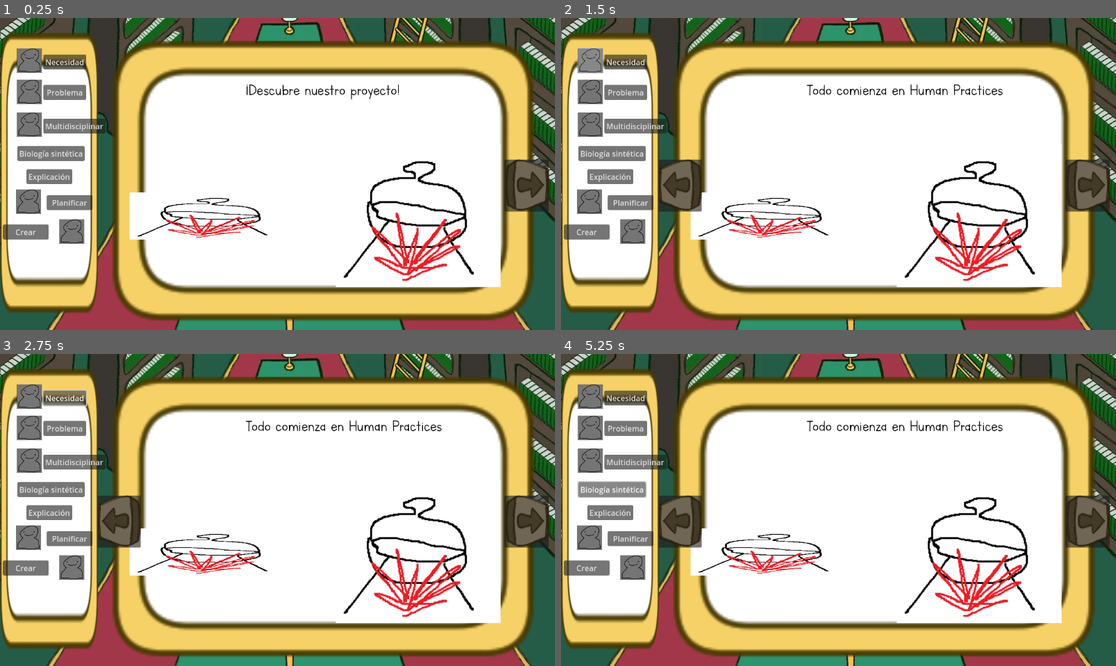
Above: before the commit, frames 1-4 (two rows, left to right).
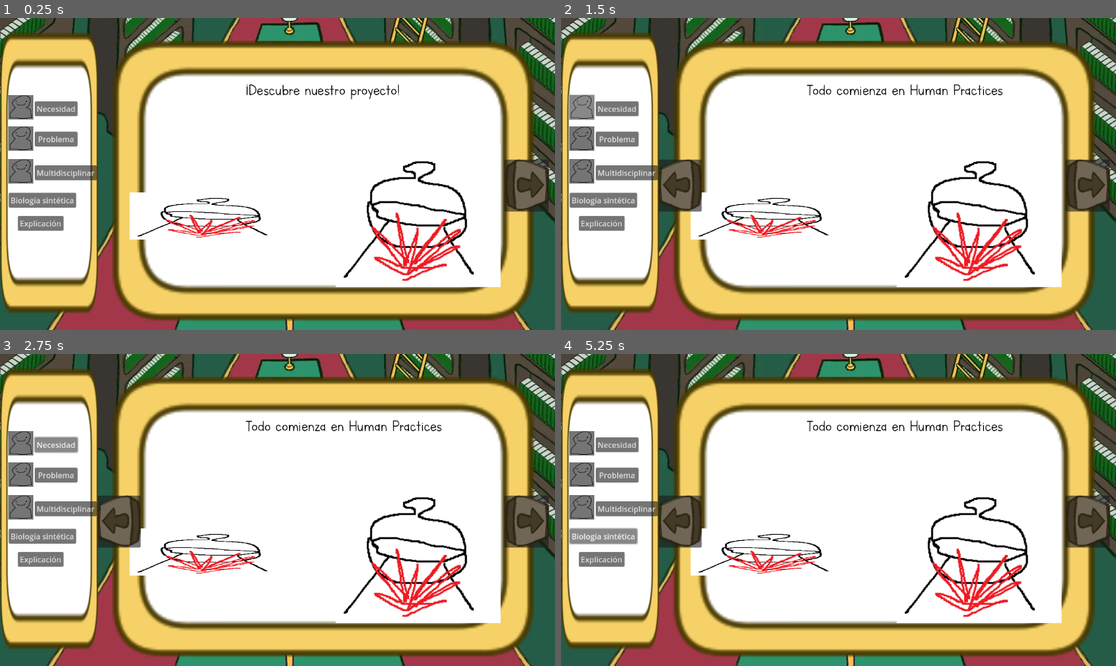
Above: after the commit, the same moments.

Repository: Alacesp/MohocytesTFG
Game: Godot game, scene res://juego_wiki2/minijuego.tscn
Same seed, same stepped clock (60 frames per second), same inputs: the game is played once before the commit and once after it. This scene is started directly instead of the project's main scene.
Inputs (mouse positions are in pixels of both pictures, inside the frame that each line leads up to; where the layout moved, square brackets give the same spot in the first picture):
- Up to frame 1 (0.25 s): no input
- Up to frame 2 (1.5 s): click (1088, 186) at 0.5 s; click (583, 108) [588, 61] at 1.25 s
- Up to frame 3 (2.75 s): click "Necesidad" at 2 s
- Up to frame 4 (5.25 s): click (583, 475) [588, 428] at 2.75 s; click "Problema" at 3.5 s; click (583, 506) [588, 460] at 4.25 s; click "Biología sintética" at 5 s

The runs differ from the first frame. In frame 1, 6.1% of the frame differs, in the area x 0-20%, y 9-73%; in frame 2, 6.1%; in frame 3, 6.2%; in frame 4, 6.2%.

Commit message:
groso de wiki acabado

Diff:
--- a/juego_wiki2/Manager.gd
+++ b/juego_wiki2/Manager.gd
@@ -2,6 +2,13 @@
 
 var selected
 var pagina1 = 1
+
+func _process(delta: float) -> void:
+	if(pagina1 >= 9):
+		await ocultar($Objetos/Pagina1)
+		$Objetos/Pagina1.visible=false
+		$Objetos/Pagina2.visible=true
+		await mostrar($Objetos/Pagina2)
 
 func tick(asset):
 	if(pagina1 <= 8):
@@ -15,3 +22,15 @@
 			get_node("Objetos/Pagina2/" + asset + "/tick").visible = true
 		else:
 			get_node("Objetos/Pagina2/" + asset + "/" + asset +"/tick").visible = true
+
+func ocultar(pagina):
+	var children = pagina.get_children()
+	for i in children:
+		i.visible = false
+		await get_tree().create_timer(0.1).timeout
+
+func mostrar(pagina):
+	var children = pagina.get_children()
+	for i in children:
+		i.visible = true
+		await get_tree().create_timer(0.1).timeout
--- a/juego_wiki2/minijuego.tscn
+++ b/juego_wiki2/minijuego.tscn
@@ -391,6 +391,221 @@
 scale = Vector2(2.40141, 1.22297)
 texture = ExtResource("3_rci71")
 
+[node name="Pagina6" type="Node2D" parent="Paginas"]
+visible = false
+
+[node name="Huecos" type="Node2D" parent="Paginas/Pagina6"]
+
+[node name="asset13" type="Sprite2D" parent="Paginas/Pagina6/Huecos"]
+position = Vector2(323, 113)
+scale = Vector2(1.17551, 2.02643)
+texture = ExtResource("2_rci71")
+centered = false
+script = ExtResource("2_2bt21")
+
+[node name="Area2D" type="Area2D" parent="Paginas/Pagina6/Huecos/asset13"]
+
+[node name="CollisionShape2D" type="CollisionShape2D" parent="Paginas/Pagina6/Huecos/asset13/Area2D"]
+position = Vector2(122.5, 114.658)
+shape = SubResource("RectangleShape2D_mrw00")
+
+[node name="asset14" type="Sprite2D" parent="Paginas/Pagina6/Huecos"]
+position = Vector2(709, 318)
+scale = Vector2(1.13061, 0.625555)
+texture = ExtResource("2_rci71")
+centered = false
+script = ExtResource("2_2bt21")
+
+[node name="Area2D" type="Area2D" parent="Paginas/Pagina6/Huecos/asset14"]
+
+[node name="CollisionShape2D" type="CollisionShape2D" parent="Paginas/Pagina6/Huecos/asset14/Area2D"]
+position = Vector2(122.142, 114.642)
+shape = SubResource("RectangleShape2D_7chvb")
+
+[node name="Label" type="Label" parent="Paginas/Pagina6"]
+offset_left = 652.0
+offset_top = 142.0
+offset_right = 991.0
+offset_bottom = 178.0
+text = "Nuestra herramienta principal"
+label_settings = SubResource("LabelSettings_mrw00")
+
+[node name="Soluciones" type="Node2D" parent="Paginas/Pagina6"]
+
+[node name="asset13" type="Sprite2D" parent="Paginas/Pagina6/Soluciones"]
+visible = false
+position = Vector2(467.5, 341.25)
+scale = Vector2(2.04929, 3.13176)
+texture = ExtResource("3_rci71")
+
+[node name="asset14" type="Label" parent="Paginas/Pagina6/Soluciones"]
+visible = false
+offset_left = 707.0
+offset_top = 317.0
+offset_right = 988.0
+offset_bottom = 463.0
+text = "TEXTO ADN"
+label_settings = SubResource("LabelSettings_7chvb")
+horizontal_alignment = 1
+vertical_alignment = 1
+autowrap_mode = 3
+
+[node name="Pagina7" type="Node2D" parent="Paginas"]
+visible = false
+
+[node name="Label" type="Label" parent="Paginas/Pagina7"]
+offset_left = 652.0
+offset_top = 142.0
+offset_right = 991.0
+offset_bottom = 178.0
+text = "La otra cara de la moneda"
+label_settings = SubResource("LabelSettings_mrw00")
+
+[node name="Huecos" type="Node2D" parent="Paginas/Pagina7"]
+
+[node name="asset15" type="Sprite2D" parent="Paginas/Pagina7/Huecos"]
+position = Vector2(309, 113)
+scale = Vector2(0.546939, 2.02643)
+texture = ExtResource("2_rci71")
+centered = false
+script = ExtResource("2_2bt21")
+
+[node name="Area2D" type="Area2D" parent="Paginas/Pagina7/Huecos/asset15"]
+
+[node name="CollisionShape2D" type="CollisionShape2D" parent="Paginas/Pagina7/Huecos/asset15/Area2D"]
+position = Vector2(122.5, 114.658)
+shape = SubResource("RectangleShape2D_mrw00")
+
+[node name="asset16" type="Sprite2D" parent="Paginas/Pagina7/Huecos"]
+position = Vector2(443, 113)
+scale = Vector2(0.546939, 2.02643)
+texture = ExtResource("2_rci71")
+centered = false
+script = ExtResource("2_2bt21")
+
+[node name="Area2D" type="Area2D" parent="Paginas/Pagina7/Huecos/asset16"]
+
+[node name="CollisionShape2D" type="CollisionShape2D" parent="Paginas/Pagina7/Huecos/asset16/Area2D"]
+position = Vector2(122.5, 114.658)
+shape = SubResource("RectangleShape2D_mrw00")
+
+[node name="asset17" type="Sprite2D" parent="Paginas/Pagina7/Huecos"]
+position = Vector2(577, 372)
+scale = Vector2(1.86531, 0.881057)
+texture = ExtResource("2_rci71")
+centered = false
+script = ExtResource("2_2bt21")
+
+[node name="Area2D" type="Area2D" parent="Paginas/Pagina7/Huecos/asset17"]
+
+[node name="CollisionShape2D" type="CollisionShape2D" parent="Paginas/Pagina7/Huecos/asset17/Area2D"]
+position = Vector2(122.5, 114.658)
+shape = SubResource("RectangleShape2D_mrw00")
+
+[node name="asset18" type="Sprite2D" parent="Paginas/Pagina7/Huecos"]
+position = Vector2(655, 208)
+scale = Vector2(1.13061, 0.625555)
+texture = ExtResource("2_rci71")
+centered = false
+script = ExtResource("2_2bt21")
+
+[node name="Area2D" type="Area2D" parent="Paginas/Pagina7/Huecos/asset18"]
+
+[node name="CollisionShape2D" type="CollisionShape2D" parent="Paginas/Pagina7/Huecos/asset18/Area2D"]
+position = Vector2(122.142, 114.642)
+shape = SubResource("RectangleShape2D_7chvb")
+
+[node name="Soluciones" type="Node2D" parent="Paginas/Pagina7"]
+
+[node name="asset15" type="Sprite2D" parent="Paginas/Pagina7/Soluciones"]
+visible = false
+position = Vector2(373.5, 346)
+scale = Vector2(0.992958, 3.12162)
+texture = ExtResource("3_rci71")
+
+[node name="asset16" type="Sprite2D" parent="Paginas/Pagina7/Soluciones"]
+visible = false
+position = Vector2(514, 345)
+scale = Vector2(0.992958, 3.12162)
+texture = ExtResource("3_rci71")
+
+[node name="asset17" type="Sprite2D" parent="Paginas/Pagina7/Soluciones"]
+visible = false
+position = Vector2(808.75, 475.5)
+scale = Vector2(3.17254, 1.37162)
+texture = ExtResource("3_rci71")
+
+[node name="asset18" type="Label" parent="Paginas/Pagina7/Soluciones"]
+visible = false
+offset_left = 657.0
+offset_top = 205.0
+offset_right = 934.0
+offset_bottom = 357.0
+text = "La divulgación nos permite acercar la ciencia a la gente que es afectada directa o indirectamente por el problema que tratamos."
+label_settings = SubResource("LabelSettings_7chvb")
+horizontal_alignment = 1
+vertical_alignment = 1
+autowrap_mode = 3
+
+[node name="Pagina8" type="Node2D" parent="Paginas"]
+visible = false
+
+[node name="Label" type="Label" parent="Paginas/Pagina8"]
+offset_left = 510.0
+offset_top = 133.0
+offset_right = 830.0
+offset_bottom = 169.0
+text = "¡Gracias por acompañarnos hasta el final!"
+label_settings = SubResource("LabelSettings_mrw00")
+
+[node name="Huecos" type="Node2D" parent="Paginas/Pagina8"]
+
+[node name="asset19" type="Sprite2D" parent="Paginas/Pagina8/Huecos"]
+position = Vector2(511, 219)
+scale = Vector2(1.39592, 0.431718)
+texture = ExtResource("2_rci71")
+centered = false
+script = ExtResource("2_2bt21")
+
+[node name="Area2D" type="Area2D" parent="Paginas/Pagina8/Huecos/asset19"]
+
+[node name="CollisionShape2D" type="CollisionShape2D" parent="Paginas/Pagina8/Huecos/asset19/Area2D"]
+position = Vector2(122.5, 114.658)
+shape = SubResource("RectangleShape2D_mrw00")
+
+[node name="asset20" type="Sprite2D" parent="Paginas/Pagina8/Huecos"]
+position = Vector2(307, 326)
+scale = Vector2(2.98776, 1.02644)
+texture = ExtResource("2_rci71")
+centered = false
+script = ExtResource("2_2bt21")
+
+[node name="Area2D" type="Area2D" parent="Paginas/Pagina8/Huecos/asset20"]
+
+[node name="CollisionShape2D" type="CollisionShape2D" parent="Paginas/Pagina8/Huecos/asset20/Area2D"]
+position = Vector2(122.142, 114.642)
+shape = SubResource("RectangleShape2D_7chvb")
+
+[node name="Soluciones" type="Node2D" parent="Paginas/Pagina8"]
+
+[node name="asset20" type="Sprite2D" parent="Paginas/Pagina8/Soluciones"]
+visible = false
+position = Vector2(672, 442.5)
+scale = Vector2(5.16901, 1.61486)
+texture = ExtResource("3_rci71")
+
+[node name="asset19" type="Label" parent="Paginas/Pagina8/Soluciones"]
+visible = false
+offset_left = 512.0
+offset_top = 221.0
+offset_right = 853.0
+offset_bottom = 315.0
+text = "Texto solucion final"
+label_settings = SubResource("LabelSettings_7chvb")
+horizontal_alignment = 1
+vertical_alignment = 1
+autowrap_mode = 3
+
 [node name="Botones" type="Node2D" parent="Paginas"]
 script = ExtResource("9_eaw26")
 
@@ -425,6 +640,7 @@
 texture = ExtResource("2_7chvb")
 
 [node name="Pagina1" type="Node2D" parent="Objetos"]
+position = Vector2(-18, 97)
 
 [node name="asset1" type="Sprite2D" parent="Objetos/Pagina1"]
 position = Vector2(61, 88)
@@ -551,6 +767,8 @@
 texture = ExtResource("11_eaw26")
 
 [node name="Pagina2" type="Node2D" parent="Objetos"]
+visible = false
+position = Vector2(-1, -258)
 
 [node name="asset9" type="Sprite2D" parent="Objetos/Pagina2"]
 position = Vector2(59, 381)
@@ -616,6 +834,138 @@
 scale = Vector2(0.738399, 0.7548)
 texture = ExtResource("11_eaw26")
 
+[node name="asset13" type="Sprite2D" parent="Objetos/Pagina2"]
+position = Vector2(49, 512)
+scale = Vector2(0.352113, 0.337838)
+texture = ExtResource("3_rci71")
+
+[node name="asset13" type="Button" parent="Objetos/Pagina2/asset13"]
+offset_left = -74.0
+offset_top = -74.0
+offset_right = 74.0
+offset_bottom = 77.0
+script = ExtResource("5_rci71")
+
+[node name="tick" type="Sprite2D" parent="Objetos/Pagina2/asset13/asset13"]
+visible = false
+position = Vector2(74, 75.48)
+scale = Vector2(0.738399, 0.7548)
+texture = ExtResource("11_eaw26")
+
+[node name="asset14" type="Button" parent="Objetos/Pagina2"]
+offset_left = 92.0
+offset_top = 499.0
+offset_right = 187.0
+offset_bottom = 530.0
+text = "ADN"
+script = ExtResource("5_rci71")
+
+[node name="tick" type="Sprite2D" parent="Objetos/Pagina2/asset14"]
+visible = false
+position = Vector2(45, 15.5)
+scale = Vector2(0.44, 0.155)
+texture = ExtResource("11_eaw26")
+
+[node name="asset15" type="Sprite2D" parent="Objetos/Pagina2"]
+position = Vector2(51, 573)
+scale = Vector2(0.352113, 0.337838)
+texture = ExtResource("3_rci71")
+
+[node name="asset15" type="Button" parent="Objetos/Pagina2/asset15"]
+offset_left = -74.0
+offset_top = -74.0
+offset_right = 74.0
+offset_bottom = 77.0
+script = ExtResource("5_rci71")
+
+[node name="tick" type="Sprite2D" parent="Objetos/Pagina2/asset15/asset15"]
+visible = false
+position = Vector2(74, 75.48)
+scale = Vector2(0.738399, 0.7548)
+texture = ExtResource("11_eaw26")
+
+[node name="asset16" type="Sprite2D" parent="Objetos/Pagina2"]
+position = Vector2(126, 574)
+scale = Vector2(0.352113, 0.337838)
+texture = ExtResource("3_rci71")
+
+[node name="asset16" type="Button" parent="Objetos/Pagina2/asset16"]
+offset_left = -74.0
+offset_top = -74.0
+offset_right = 74.0
+offset_bottom = 77.0
+script = ExtResource("5_rci71")
+
+[node name="tick" type="Sprite2D" parent="Objetos/Pagina2/asset16/asset16"]
+visible = false
+position = Vector2(74, 75.48)
+scale = Vector2(0.738399, 0.7548)
+texture = ExtResource("11_eaw26")
+
+[node name="asset17" type="Sprite2D" parent="Objetos/Pagina2"]
+position = Vector2(53, 641)
+scale = Vector2(0.352113, 0.337838)
+texture = ExtResource("3_rci71")
+
+[node name="asset17" type="Button" parent="Objetos/Pagina2/asset17"]
+offset_left = -74.0
+offset_top = -74.0
+offset_right = 74.0
+offset_bottom = 77.0
+script = ExtResource("5_rci71")
+
+[node name="tick" type="Sprite2D" parent="Objetos/Pagina2/asset17/asset17"]
+visible = false
+position = Vector2(74, 75.48)
+scale = Vector2(0.738399, 0.7548)
+texture = ExtResource("11_eaw26")
+
+[node name="asset18" type="Button" parent="Objetos/Pagina2"]
+offset_left = 88.0
+offset_top = 626.0
+offset_right = 185.0
+offset_bottom = 657.0
+text = "divulgación"
+script = ExtResource("5_rci71")
+
+[node name="tick" type="Sprite2D" parent="Objetos/Pagina2/asset18"]
+visible = false
+position = Vector2(45, 15.5)
+scale = Vector2(0.44, 0.155)
+texture = ExtResource("11_eaw26")
+
+[node name="asset19" type="Button" parent="Objetos/Pagina2"]
+offset_left = 28.0
+offset_top = 683.0
+offset_right = 125.0
+offset_bottom = 714.0
+text = "solucion"
+script = ExtResource("5_rci71")
+
+[node name="tick" type="Sprite2D" parent="Objetos/Pagina2/asset19"]
+visible = false
+position = Vector2(45, 15.5)
+scale = Vector2(0.44, 0.155)
+texture = ExtResource("11_eaw26")
+
+[node name="asset20" type="Sprite2D" parent="Objetos/Pagina2"]
+position = Vector2(61, 752)
+scale = Vector2(0.352113, 0.337838)
+texture = ExtResource("3_rci71")
+
+[node name="asset20" type="Button" parent="Objetos/Pagina2/asset20"]
+offset_left = -74.0
+offset_top = -74.0
+offset_right = 74.0
+offset_bottom = 77.0
+script = ExtResource("5_rci71")
+
+[node name="tick" type="Sprite2D" parent="Objetos/Pagina2/asset20/asset20"]
+visible = false
+position = Vector2(74, 75.48)
+scale = Vector2(0.738399, 0.7548)
+texture = ExtResource("11_eaw26")
+
 [node name="Pistas" type="Node2D" parent="."]
 
 [node name="FondoPista" type="Sprite2D" parent="Pistas"]
@@ -752,6 +1102,94 @@
 offset_right = 825.0
 offset_bottom = 156.0
 text = "Parece que está haciendo un experimento."
+label_settings = SubResource("LabelSettings_2s7da")
+horizontal_alignment = 1
+vertical_alignment = 1
+
+[node name="asset13" type="Label" parent="Pistas"]
+visible = false
+offset_left = 440.0
+offset_top = 50.0
+offset_right = 825.0
+offset_bottom = 156.0
+text = "¿Qué modificamos y usamos en nuestros laboratorios?"
+label_settings = SubResource("LabelSettings_2s7da")
+horizontal_alignment = 1
+vertical_alignment = 1
+
+[node name="asset14" type="Label" parent="Pistas"]
+visible = false
+offset_left = 440.0
+offset_top = 50.0
+offset_right = 825.0
+offset_bottom = 156.0
+text = "pista adn"
+label_settings = SubResource("LabelSettings_2s7da")
+horizontal_alignment = 1
+vertical_alignment = 1
+
+[node name="asset15" type="Label" parent="Pistas"]
+visible = false
+offset_left = 440.0
+offset_top = 50.0
+offset_right = 825.0
+offset_bottom = 156.0
+text = "La divulgación por redes sociales es muy efectiva"
+label_settings = SubResource("LabelSettings_2s7da")
+horizontal_alignment = 1
+vertical_alignment = 1
+
+[node name="asset16" type="Label" parent="Pistas"]
+visible = false
+offset_left = 440.0
+offset_top = 50.0
+offset_right = 825.0
+offset_bottom = 156.0
+text = "Es importante dar a conocer nuestros esfuerzos al público"
+label_settings = SubResource("LabelSettings_2s7da")
+horizontal_alignment = 1
+vertical_alignment = 1
+
+[node name="asset17" type="Label" parent="Pistas"]
+visible = false
+offset_left = 440.0
+offset_top = 50.0
+offset_right = 825.0
+offset_bottom = 156.0
+text = "Es esencial que se recoja todo el proyecto para que la gente lo pueda ver en internet"
+label_settings = SubResource("LabelSettings_2s7da")
+horizontal_alignment = 1
+vertical_alignment = 1
+
+[node name="asset18" type="Label" parent="Pistas"]
+visible = false
+offset_left = 440.0
+offset_top = 50.0
+offset_right = 825.0
+offset_bottom = 156.0
+text = "No solo es importante lo que ocurre en el laboratorio, debe darse a conocer lo que hacemos"
+label_settings = SubResource("LabelSettings_2s7da")
+horizontal_alignment = 1
+vertical_alignment = 1
+
+[node name="asset19" type="Label" parent="Pistas"]
+visible = false
+offset_left = 440.0
+offset_top = 50.0
+offset_right = 825.0
+offset_bottom = 156.0
+text = "pista solucion"
+label_settings = SubResource("LabelSettings_2s7da")
+horizontal_alignment = 1
+vertical_alignment = 1
+
+[node name="asset20" type="Label" parent="Pistas"]
+visible = false
+offset_left = 440.0
+offset_top = 50.0
+offset_right = 825.0
+offset_bottom = 156.0
+text = "¡El problema se ha resuelto!"
 label_settings = SubResource("LabelSettings_2s7da")
 horizontal_alignment = 1
 vertical_alignment = 1
@@ -792,6 +1230,30 @@
 [connection signal="input_event" from="Paginas/Pagina5/Huecos/asset12/Area2D" to="Paginas/Pagina5/Huecos/asset12" method="_on_area_2d_input_event"]
 [connection signal="mouse_entered" from="Paginas/Pagina5/Huecos/asset12/Area2D" to="Paginas/Pagina5/Huecos/asset12" method="_on_area_2d_mouse_entered"]
 [connection signal="mouse_exited" from="Paginas/Pagina5/Huecos/asset12/Area2D" to="Paginas/Pagina5/Huecos/asset12" method="_on_area_2d_mouse_exited"]
+[connection signal="input_event" from="Paginas/Pagina6/Huecos/asset13/Area2D" to="Paginas/Pagina6/Huecos/asset13" method="_on_area_2d_input_event"]
+[connection signal="mouse_entered" from="Paginas/Pagina6/Huecos/asset13/Area2D" to="Paginas/Pagina6/Huecos/asset13" method="_on_area_2d_mouse_entered"]
+[connection signal="mouse_exited" from="Paginas/Pagina6/Huecos/asset13/Area2D" to="Paginas/Pagina6/Huecos/asset13" method="_on_area_2d_mouse_exited"]
+[connection signal="input_event" from="Paginas/Pagina6/Huecos/asset14/Area2D" to="Paginas/Pagina6/Huecos/asset14" method="_on_area_2d_input_event"]
+[connection signal="mouse_entered" from="Paginas/Pagina6/Huecos/asset14/Area2D" to="Paginas/Pagina6/Huecos/asset14" method="_on_area_2d_mouse_entered"]
+[connection signal="mouse_exited" from="Paginas/Pagina6/Huecos/asset14/Area2D" to="Paginas/Pagina6/Huecos/asset14" method="_on_area_2d_mouse_exited"]
+[connection signal="input_event" from="Paginas/Pagina7/Huecos/asset15/Area2D" to="Paginas/Pagina7/Huecos/asset15" method="_on_area_2d_input_event"]
+[connection signal="mouse_entered" from="Paginas/Pagina7/Huecos/asset15/Area2D" to="Paginas/Pagina7/Huecos/asset15" method="_on_area_2d_mouse_entered"]
+[connection signal="mouse_exited" from="Paginas/Pagina7/Huecos/asset15/Area2D" to="Paginas/Pagina7/Huecos/asset15" method="_on_area_2d_mouse_exited"]
+[connection signal="input_event" from="Paginas/Pagina7/Huecos/asset16/Area2D" to="Paginas/Pagina7/Huecos/asset16" method="_on_area_2d_input_event"]
+[connection signal="mouse_entered" from="Paginas/Pagina7/Huecos/asset16/Area2D" to="Paginas/Pagina7/Huecos/asset16" method="_on_area_2d_mouse_entered"]
+[connection signal="mouse_exited" from="Paginas/Pagina7/Huecos/asset16/Area2D" to="Paginas/Pagina7/Huecos/asset16" method="_on_area_2d_mouse_exited"]
+[connection signal="input_event" from="Paginas/Pagina7/Huecos/asset17/Area2D" to="Paginas/Pagina7/Huecos/asset17" method="_on_area_2d_input_event"]
+[connection signal="mouse_entered" from="Paginas/Pagina7/Huecos/asset17/Area2D" to="Paginas/Pagina7/Huecos/asset17" method="_on_area_2d_mouse_entered"]
+[connection signal="mouse_exited" from="Paginas/Pagina7/Huecos/asset17/Area2D" to="Paginas/Pagina7/Huecos/asset17" method="_on_area_2d_mouse_exited"]
+[connection signal="input_event" from="Paginas/Pagina7/Huecos/asset18/Area2D" to="Paginas/Pagina7/Huecos/asset18" method="_on_area_2d_input_event"]
+[connection signal="mouse_entered" from="Paginas/Pagina7/Huecos/asset18/Area2D" to="Paginas/Pagina7/Huecos/asset18" method="_on_area_2d_mouse_entered"]
+[connection signal="mouse_exited" from="Paginas/Pagina7/Huecos/asset18/Area2D" to="Paginas/Pagina7/Huecos/asset18" method="_on_area_2d_mouse_exited"]
+[connection signal="input_event" from="Paginas/Pagina8/Huecos/asset19/Area2D" to="Paginas/Pagina8/Huecos/asset19" method="_on_area_2d_input_event"]
+[connection signal="mouse_entered" from="Paginas/Pagina8/Huecos/asset19/Area2D" to="Paginas/Pagina8/Huecos/asset19" method="_on_area_2d_mouse_entered"]
+[connection signal="mouse_exited" from="Paginas/Pagina8/Huecos/asset19/Area2D" to="Paginas/Pagina8/Huecos/asset19" method="_on_area_2d_mouse_exited"]
+[connection signal="input_event" from="Paginas/Pagina8/Huecos/asset20/Area2D" to="Paginas/Pagina8/Huecos/asset20" method="_on_area_2d_input_event"]
+[connection signal="mouse_entered" from="Paginas/Pagina8/Huecos/asset20/Area2D" to="Paginas/Pagina8/Huecos/asset20" method="_on_area_2d_mouse_entered"]
+[connection signal="mouse_exited" from="Paginas/Pagina8/Huecos/asset20/Area2D" to="Paginas/Pagina8/Huecos/asset20" method="_on_area_2d_mouse_exited"]
 [connection signal="pressed" from="Paginas/Botones/Derecha/Button" to="Paginas/Botones" method="_on_pressed_der"]
 [connection signal="pressed" from="Paginas/Botones/Izquierda/Button" to="Paginas/Botones" method="_on_pressed_izq"]
 [connection signal="pressed" from="Objetos/Pagina1/asset1/asset1" to="Objetos/Pagina1/asset1/asset1" method="_on_button_pressed"]
@@ -806,3 +1268,11 @@
 [connection signal="pressed" from="Objetos/Pagina2/asset10" to="Objetos/Pagina2/asset10" method="_on_button_pressed"]
 [connection signal="pressed" from="Objetos/Pagina2/asset11" to="Objetos/Pagina2/asset11" method="_on_button_pressed"]
 [connection signal="pressed" from="Objetos/Pagina2/asset12/asset12" to="Objetos/Pagina2/asset12/asset12" method="_on_button_pressed"]
+[connection signal="pressed" from="Objetos/Pagina2/asset13/asset13" to="Objetos/Pagina2/asset13/asset13" method="_on_button_pressed"]
+[connection signal="pressed" from="Objetos/Pagina2/asset14" to="Objetos/Pagina2/asset14" method="_on_button_pressed"]
+[connection signal="pressed" from="Objetos/Pagina2/asset15/asset15" to="Objetos/Pagina2/asset15/asset15" method="_on_button_pressed"]
+[connection signal="pressed" from="Objetos/Pagina2/asset16/asset16" to="Objetos/Pagina2/asset16/asset16" method="_on_button_pressed"]
+[connection signal="pressed" from="Objetos/Pagina2/asset17/asset17" to="Objetos/Pagina2/asset17/asset17" method="_on_button_pressed"]
+[connection signal="pressed" from="Objetos/Pagina2/asset18" to="Objetos/Pagina2/asset18" method="_on_button_pressed"]
+[connection signal="pressed" from="Objetos/Pagina2/asset19" to="Objetos/Pagina2/asset19" method="_on_button_pressed"]
+[connection signal="pressed" from="Objetos/Pagina2/asset20/asset20" to="Objetos/Pagina2/asset20/asset20" method="_on_button_pressed"]
